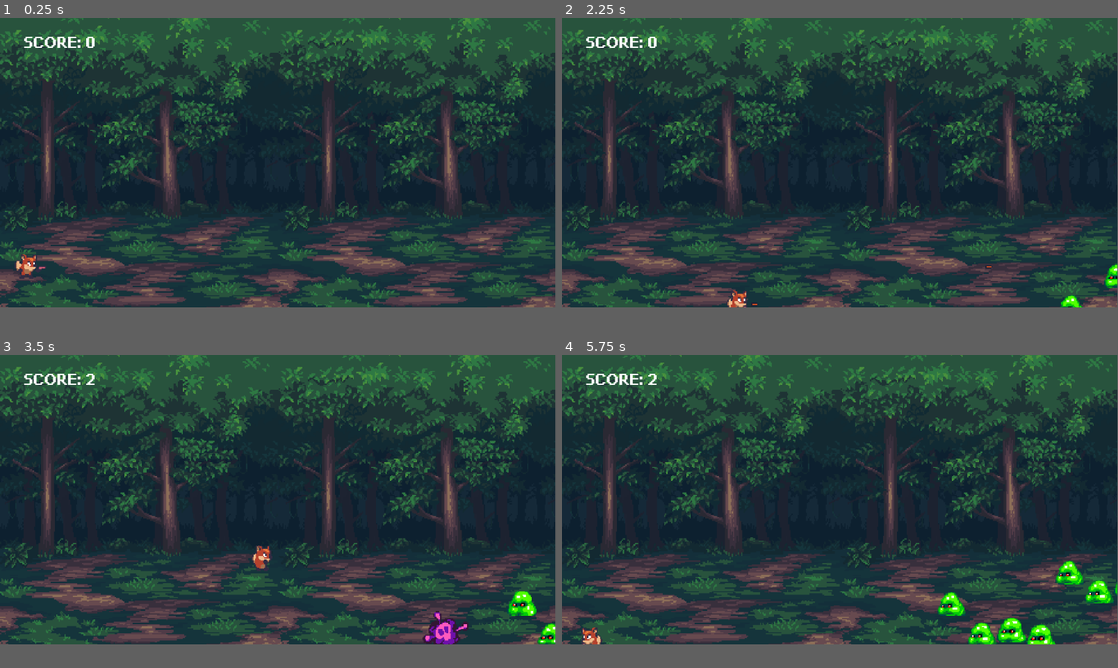
Above: before the commit, frames 1-4 (two rows, left to right).
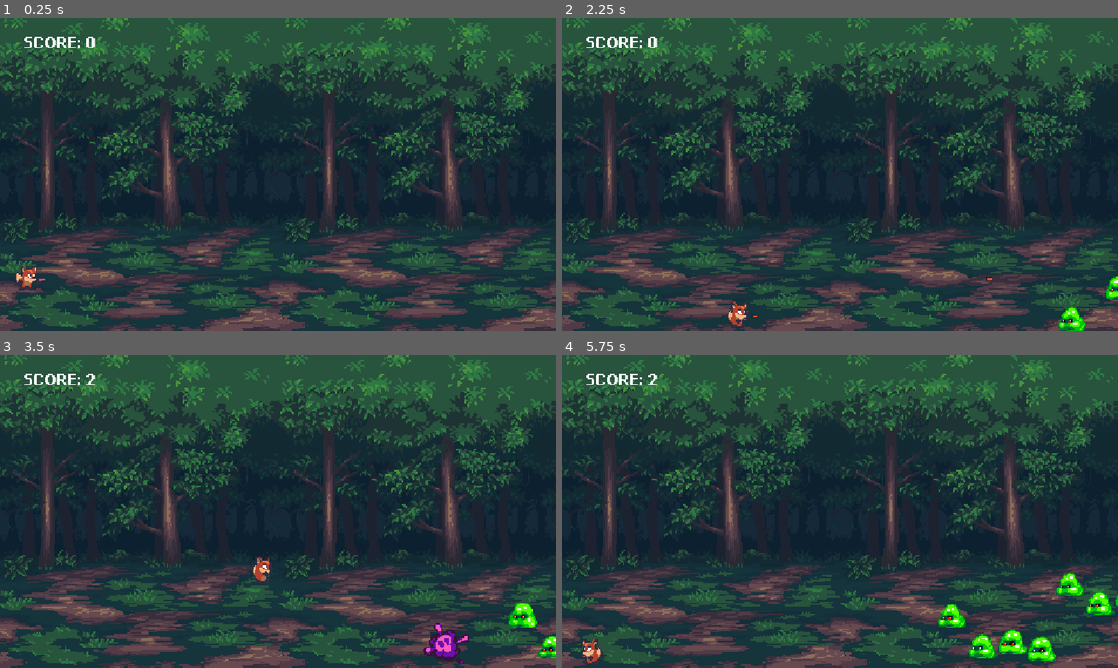
Above: after the commit, the same moments.

Repository: jsjzh/godot-game
Game: Godot game, scene res://Sences/game.tscn
Same seed, same stepped clock (60 frames per second), same inputs: the game is played once before the commit and once after it.
Inputs:
- Up to frame 1 (0.25 s): no input
- Up to frame 2 (2.25 s): hold Right (right) 0.53-1.28 s; tap C (fire) at 0.6, 2.1 s; hold Down (down) 1.28-2.03 s; tap Z (roll) at 1.35 s; hold Right (right) from 2.03 s (still down)
- Up to frame 3 (3.5 s): release Right (right) at 2.78 s; hold Up (up) from 2.78 s (still down); tap Z (roll) at 2.85 s
- Up to frame 4 (5.75 s): release Up (up) at 3.53 s; hold Left (left) 3.53-5.03 s; tap C (fire) at 3.6, 5.1 s; tap Z (roll) at 4.35 s; hold Down (down) from 5.03 s (still down)
The window is 799x416 before the commit and 800x450 after it. Grey fills any space a smaller window leaves; there, only what the larger window draws over its background counts as a difference.

The runs differ from the first frame. In frame 1, 38% of the frame differs, in the area x 0-100%, y 0-100%; in frame 2, 38%; in frame 3, 39%; in frame 4, 39%.

Commit message:
window size

Diff:
--- a/project.godot
+++ b/project.godot
@@ -26,7 +26,7 @@
 
 [display]
 
-window/size/viewport_height=600
+window/stretch/mode="canvas_items"
 
 [input]
 
